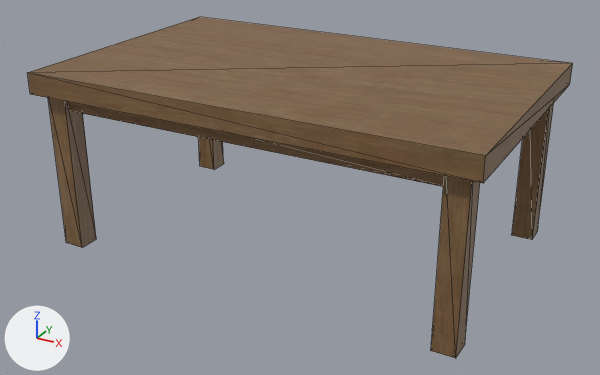
An edit to the OBJ model PROYECTO JUEGO 6 5/Modelos/Mesa/Mesa.obj, drawn before and after from the same camera.
Rendered twice from a 50 mm camera at (2.58, -5.58, 3.22) aimed at (-0.4, -0.16, 0.51). Every picture has the same lights, and +X, +Y and +Z are marked at lower left. Mesh edges are drawn as thin lines. Where no turn or scale is listed for an object, it has been applied to the vertices.
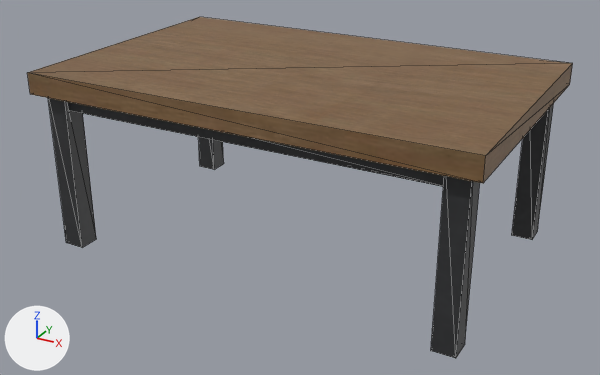
Diff of the bpy script that builds the scene:
```diff
--- a/PROYECTO JUEGO 6 5/Modelos/Mesa/Mesa.obj.py
+++ b/PROYECTO JUEGO 6 5/Modelos/Mesa/Mesa.obj.py
@@ img_plastic_02_jpg @@
+img_plastic_02_jpg = load_image('Plastic_02.jpg', '../../Textures/Plastic_02.jpg', 256, 256, 'sRGB')
@@ mat_patas @@
+mat_patas = principled_material('Patas')
+mat_patas.texture = img_plastic_02_jpg
@@ me_cube_199 @@
 me_cube_199.from_pydata(...)  # 72 vertices, 76 faces; spans x -2.21..1.37, y -1.19..1.08, z 0.01..1.48
 # used by ob_cube_199; location = (0.0, 0.0, 0.0)
+# me_cube_199 part 1: 53 faces spanning x -2.11..1.28, y -1.11..1.0, z 0.01..1.39 switch from mat_wood_05 (picture img_wood_05_jpg) to mat_patas (picture img_plastic_02_jpg)
```

Pixel boxes (x1, y1, x2, y2) of what changed, in the pictures (600 x 375 px):
part 1 of me_cube_199, recoloured (brown to black): (48, 98, 554, 358) in both
